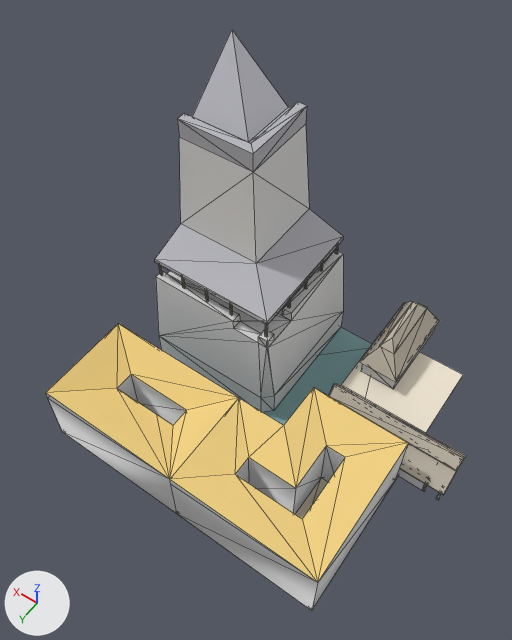
An edit to the OBJ model assets/stl_export/22c1.obj, drawn before and after from the same camera.
One viewpoint serves both versions: a 50 mm camera at (-21.6, 32.5, 63.8) aimed at (1.3, 0.5, 13.5). Arrows for +X, +Y and +Z are at lower left; the lights stay in place. The older version comes first. Mesh edges are drawn as thin lines. Where no turn or scale is listed for an object, it has been applied to the vertices.

Objects in the first picture: '22c1'.
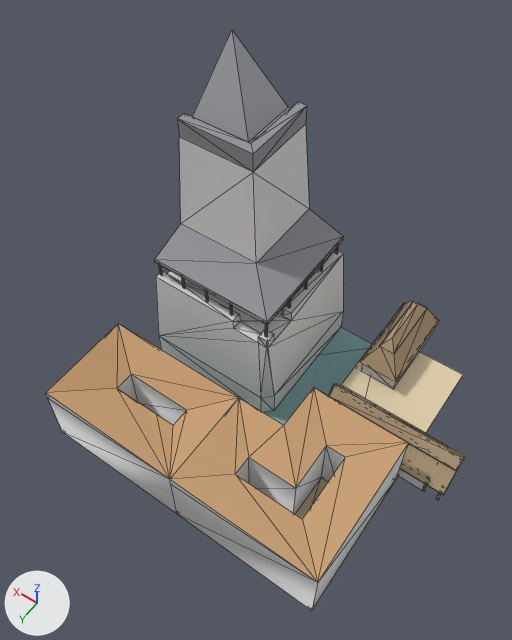
The edits, one by one:
Material 'castleRoof' (mat_castleroof) changes colour from grey #b7b7bd to grey #949499; in linear values from (0.471, 0.471, 0.51) to (0.294, 0.294, 0.318).
Material 'straw' (mat_straw) changes colour from light grey #c7bead to beige #b29c7d; in linear values from (0.569, 0.514, 0.42) to (0.447, 0.333, 0.204).
Material 'cortyard' (mat_cortyard) changes colour from pale yellow #f1e6d3 to beige #e2d1af; in linear values from (0.878, 0.792, 0.651) to (0.757, 0.639, 0.427).
Material 'Material' (mat_material) changes colour from yellow #f1d182 to brown #c89f74; in linear values from (0.878, 0.639, 0.224) to (0.577, 0.349, 0.176).

Pixel boxes (x1, y1, x2, y2) of what changed, in the pictures (512 x 640 px):
'22c1', recoloured: (46, 30, 466, 583) in both
